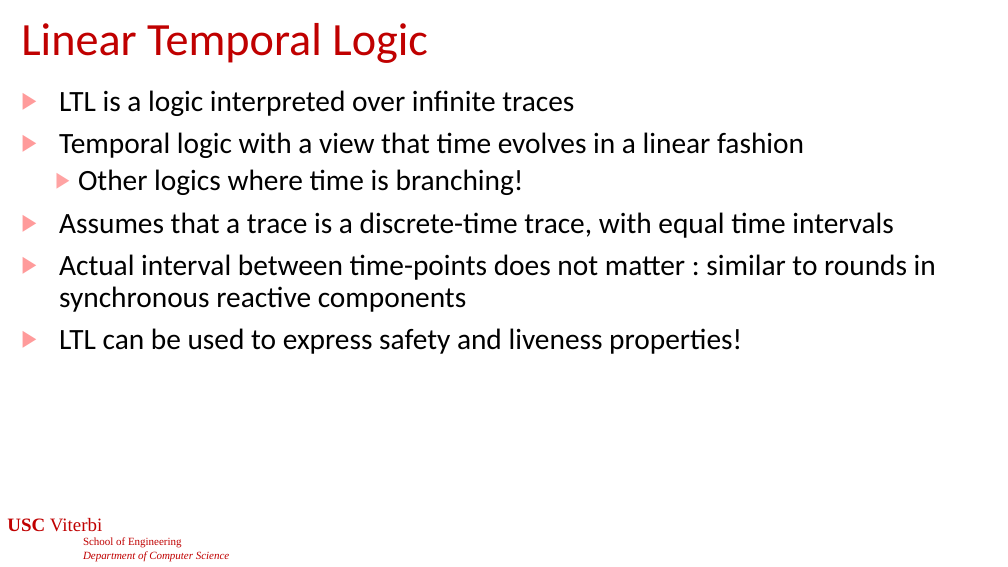
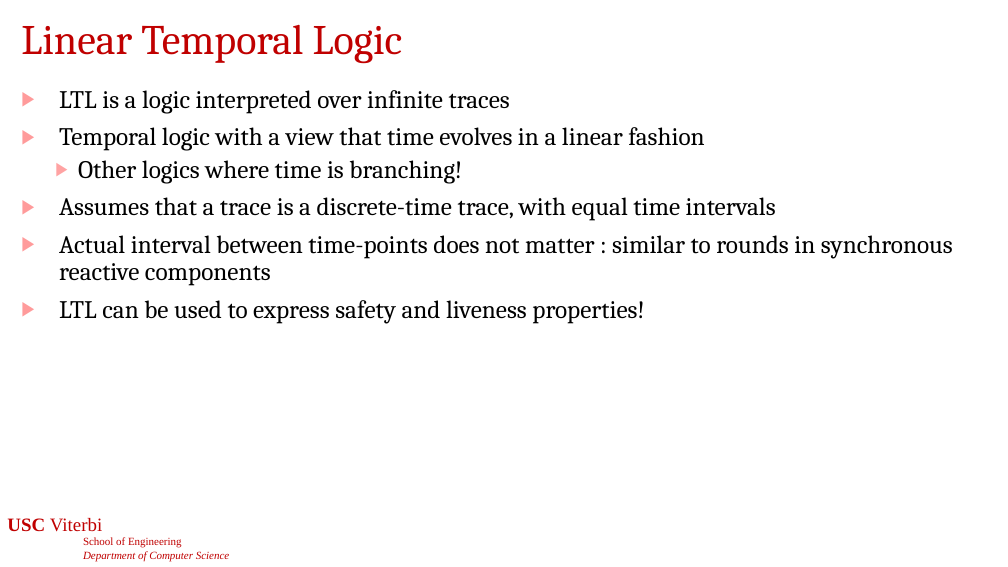
Before and after one commit to jdeshmukh/jdeshmukh.github.io, a slide deck: slide 16 of teaching/cs513-autocps-fall-2026/slides/6-LTL.pptx. Drawn at 1008x567 pixels with LibreOffice and Linux fonts; fonts in the diff are those of the drawing; background and template pictures are left out. Boxes give left, top, right and bottom in pixels: in the first picture for what was removed or moved away, otherwise in the second. Text is boxed around its words. In the diff, an @@ line names an element or a change of style, - is before the commit and + after.

```diff
--- a/teaching/cs513-autocps-fall-2026/slides/6-LTL.pptx
+++ b/teaching/cs513-autocps-fall-2026/slides/6-LTL.pptx
@@ title "Linear Temporal Logic" at [21, 24, 403, 64]: size 44 to 40 pt, font Calibri to Cambria @@
@@ text "LTL is a logic interpreted ..." at [59, 90, 953, 324]: size 28 to 24 pt, font Calibri to Cambria @@
```
Also in this commit, not shown: 41 other slides changed, 8 other files.
